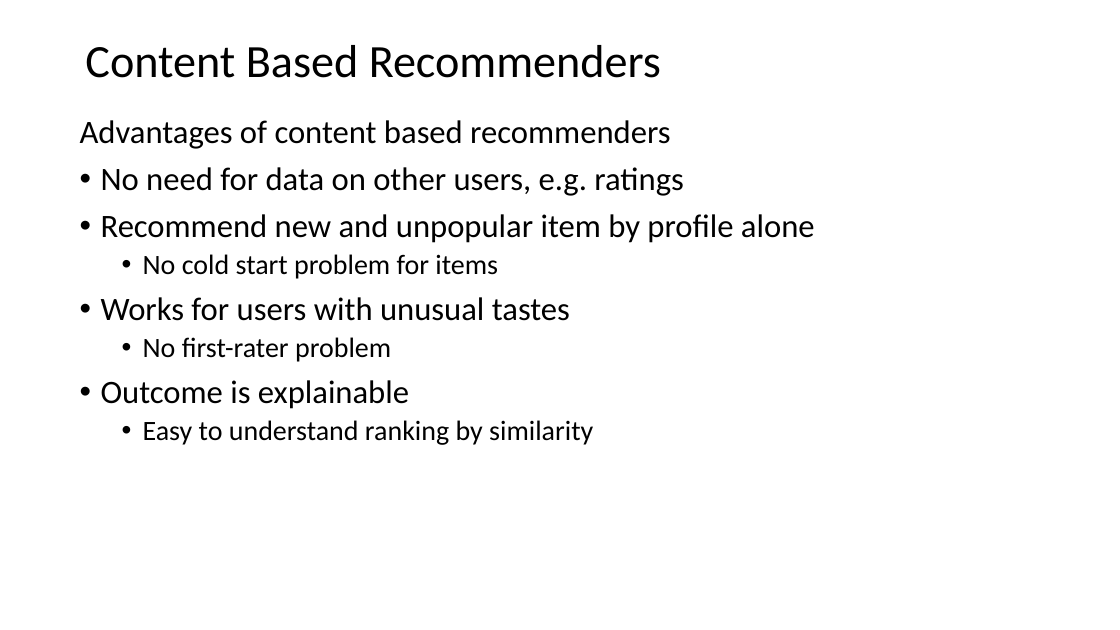
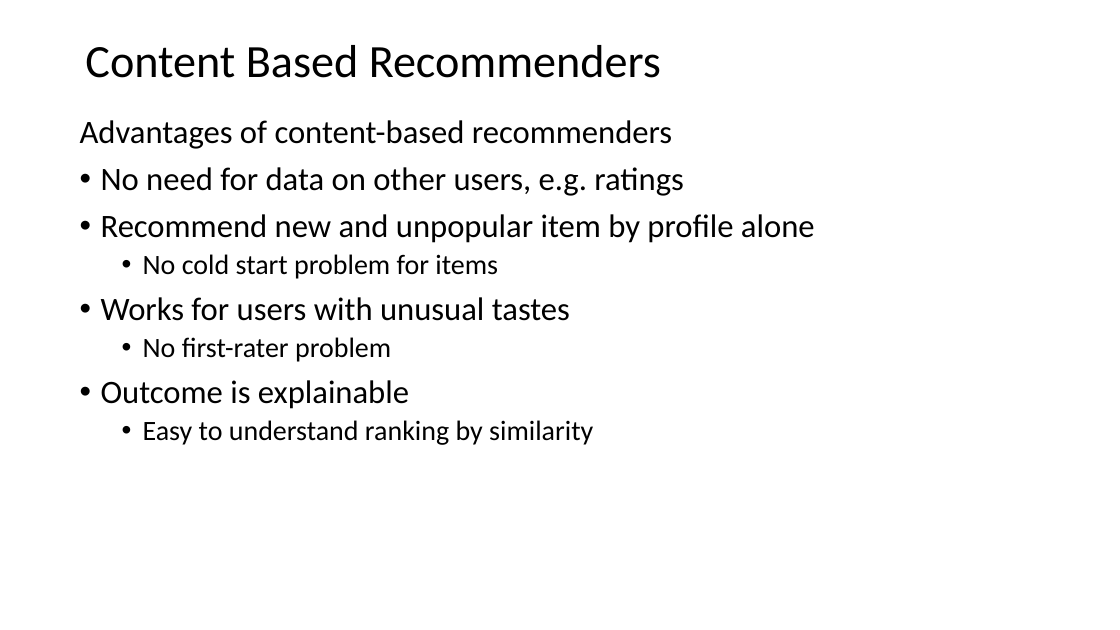
Before and after one commit to tenevian/Harvard-SSP-Data-Mining, a slide deck: slide 33 of slides/7_RecommenderSystems.pptx. Drawn at 1120x630 pixels with LibreOffice and Linux fonts; fonts in the diff are those of the drawing. Boxes give left, top, right and bottom in pixels: in the first picture for what was removed or moved away, otherwise in the second. Text is boxed around its words. In the diff, an @@ line names an element or a change of style, - is before the commit and + after.

```diff
--- a/slides/7_RecommenderSystems.pptx
+++ b/slides/7_RecommenderSystems.pptx
@@ text at (80, 120, 672, 149): text changed @@
-Advantages of content based recommenders
+Advantages of content-based recommenders
```
Also in this commit, not shown: 6 other slides changed.
